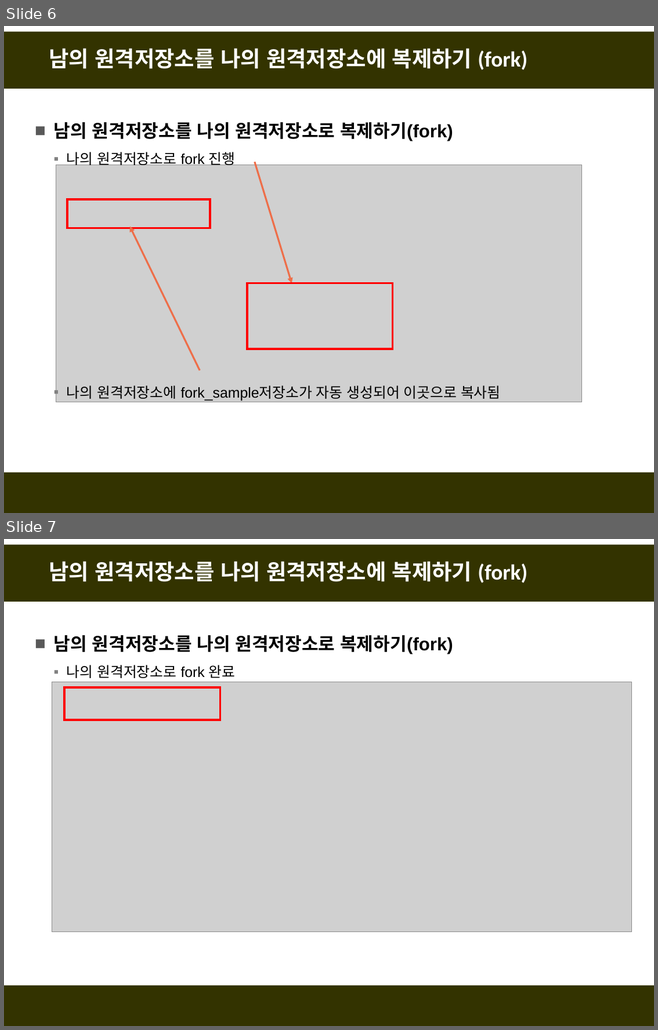
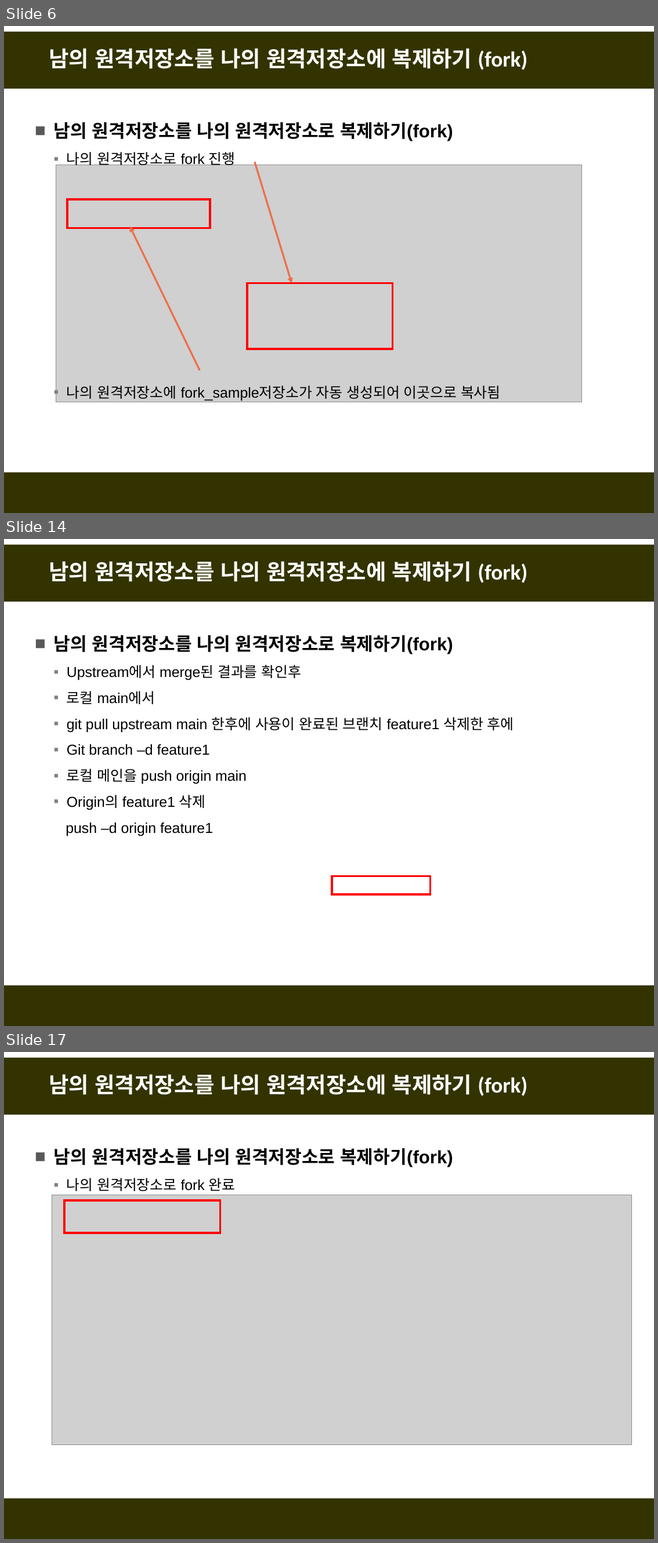
Before and after one commit to fasthill/github-lecture, a slide deck: git및github첫걸음3-원격저장소이용.pptx. Shown one above the other, each under a label of ours: slides 6 and 7 before the commit, slides 6, 14 and 17 after it; the slides between them are not shown. The pictures are 658x1030 and 658x1543 pixels, drawn with LibreOffice and Linux fonts; fonts in the diff are those of the drawing; grey boxes stand for pictures. Boxes give left, top, right and bottom in pixels: in the first picture for what was removed or moved away, otherwise in the second. Text is boxed around its words. In the diff, an @@ line names an element or a change of style, - is before the commit and + after.

```diff
--- a/git및github첫걸음3-원격저장소이용.pptx
+++ b/git및github첫걸음3-원격저장소이용.pptx
@@ slide 14 added at [4, 539, 654, 1026], background #FFFFFF; not listed: 2 template elements that a slide beside it also shows @@
@@ title added at [49, 561, 527, 583], 24 pt, text #FFFFFF, bold @@
+남의 원격저장소를 나의 원격저장소에 복제하기 (fork)
@@ text added at [54, 635, 514, 836], 16 pt, text #000000 @@
+■ 남의 원격저장소를 나의 원격저장소로 복제하기(fork)
+  ▪ Upstream에서 merge된 결과를 확인후
+  ▪ 로컬 main에서
+  ▪ git pull upstream main 한후에 사용이 완료된 브랜치 feature1 삭제한 후에
+  ▪ Git branch –d feature1
+  ▪ 로컬 메인을 push origin main
+  ▪ Origin의 feature1 삭제
+  push –d origin feature1
@@ rectangle added at [331, 876, 430, 895], outline #FF0000 2.25 pt @@
@@ what was slide 7 is now slide 17 @@
```
Also in this commit, not shown: 2 slides changed, 9 other slides added.
